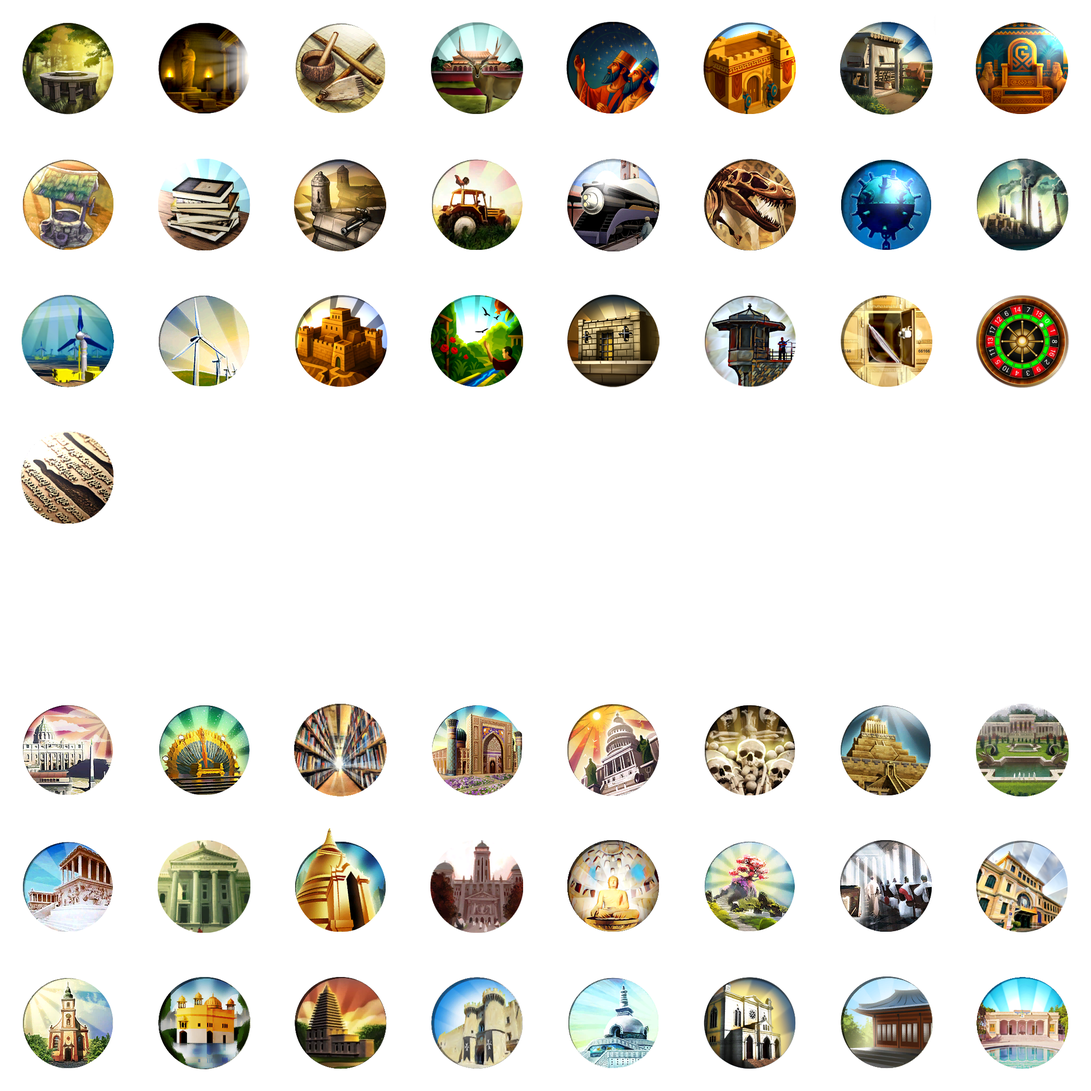
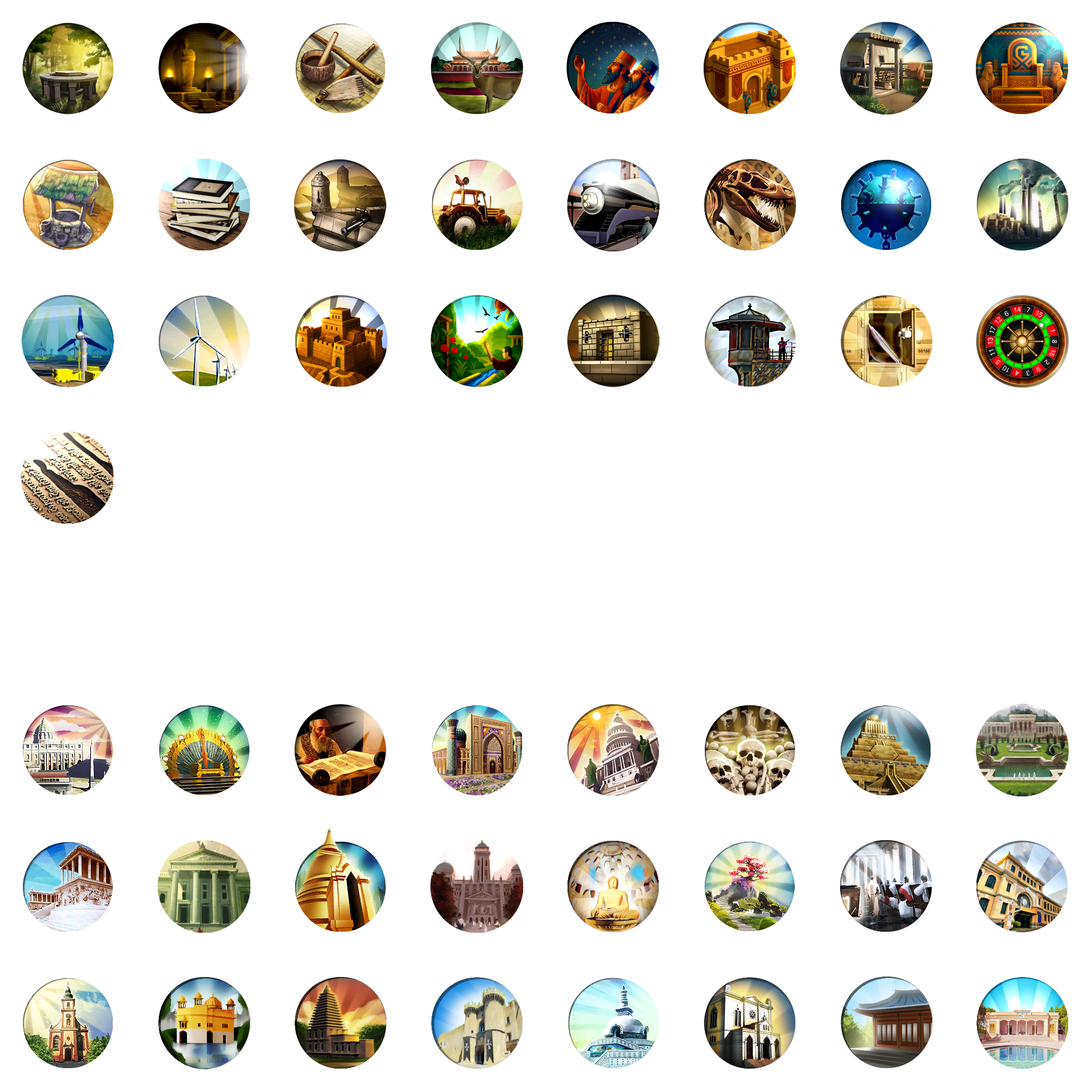
Comparing the layer stacks of the two 1091 x 1091 images. Changes:
removed layer "VPBuildingAtlas2_256.dds" over [294, 704, 660, 934]
added layer "Pasted Layer" over [294, 704, 660, 934]
